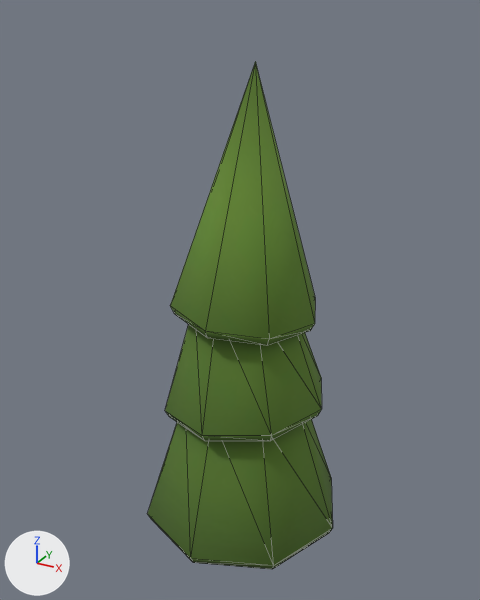
The glTF model assets/models/pine.gltf: old version first, new version second.
The view is the same before and after, from a 50 mm camera at (5.77, -10.62, 11.54) aimed at (-0.18, 0.19, 6.14). Arrows for +X, +Y and +Z are at lower left; the lights stay in place. The older version comes first. Mesh edges are drawn as thin lines. Objects named as collision shapes, trigger or cutter boxes, shadow casters or lower levels of detail are left out. Where no turn or scale is listed for an object, it has been applied to the vertices. Vertices at exactly the same position are counted once.

Before the edit, the objects in view are built like this:
```python
me_cone_004 = bpy.data.meshes.new('Cone.004')
me_cone_004.from_pydata(...)  # 81 vertices, 128 faces; spans x -2.18..2.18, y -2.18..2.18, z 0.0..10.71
me_cone_004.materials.append(mat_pine)  # picture img_pine
ob_pine_061 = bpy.data.objects.new('Pine.061', me_cone_004)
ob_pine_061.location = (0.0, 0.0, 0.0)
```
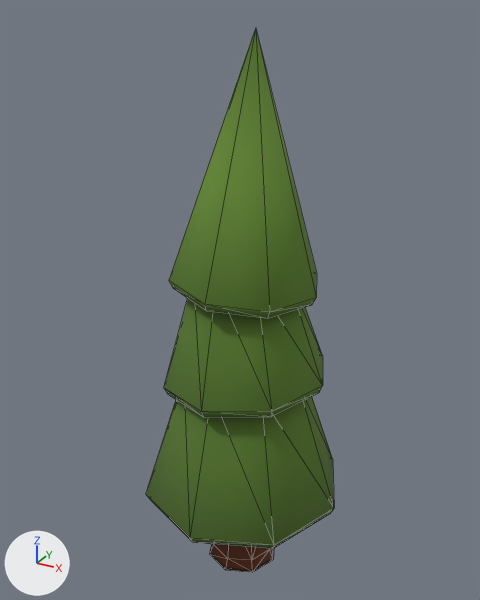
What differs and where, as boxes [x1, y1, x2, y2] in the pictures (480 x 600 px; the box of a moved part takes in the faces that stretch with it):
'Pine.061', reshaped (7% taller)
    before: [147, 61, 333, 569]
    after: [146, 28, 334, 572]
part 1 of me_cone_004, moved or reshaped
    before: [170, 61, 315, 346]
    after: [169, 28, 317, 319]
part 2 of me_cone_004, moved or reshaped
    before: [147, 419, 333, 569]
    after: [146, 397, 334, 549]
part 3 of me_cone_004, moved or reshaped
    before: [165, 324, 322, 441]
    after: [164, 299, 323, 418]
part 4 of me_cone_004, rebuilt (not visible before)
    after: [210, 544, 274, 572]

The change in detail:
me_cone_004 is used by ob_pine_061; location (0.0, 0.0, 0.0).
me_cone_004 had 81 vertices, 128 faces and spanned x -2.18..2.18, y -2.18..2.18, z 0.0..10.71.
me_cone_004 now has 97 vertices, 160 faces and spans x -2.18..2.18, y -2.18..2.18, z -0.13..11.25.
me_cone_004 part 1: the loose piece of 17 vertices spanning x -1.45..1.54, y -1.5..1.5, z 5.91..10.71 is moved by (0.0, 0.0, 0.54).
me_cone_004 part 2: the loose piece of 24 vertices spanning x -2.18..2.18, y -2.18..2.18, z 1.23..4.22 is moved by (0.0, 0.0, 0.54).
me_cone_004 part 3: the loose piece of 24 vertices spanning x -1.66..1.77, y -1.72..1.72, z 3.79..6.47 is moved by (0.0, 0.0, 0.54).
me_cone_004 part 4: the loose piece of 16 vertices spanning x -0.66..0.66, y -0.66..0.66, z 0.0..2.25 is rebuilt with 32 vertices and now spans x -0.81..0.81, y -0.81..0.81, z -0.13..2.79.
